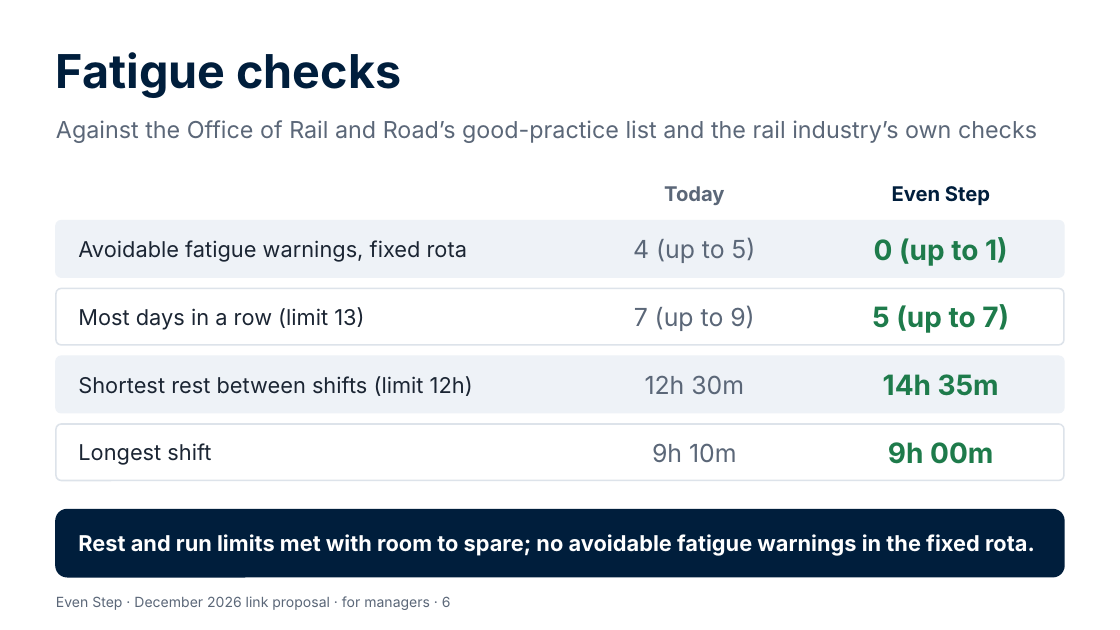
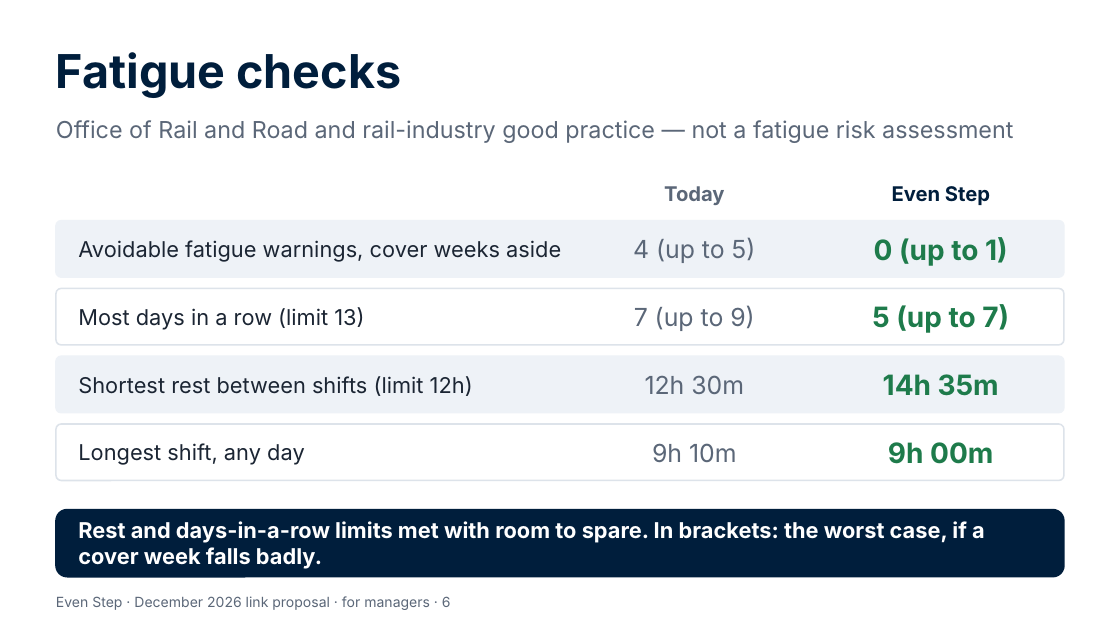
Before and after one commit to Garethdavidmiller/roster-app, a slide deck: slide 6 of docs/links-26/presentations/Even-Step-for-managers.pptx. Drawn at 1120x630 pixels with LibreOffice and Linux fonts; fonts in the diff are those of the drawing. Boxes give left, top, right and bottom in pixels: in the first picture for what was removed or moved away, otherwise in the second. Text is boxed around its words. In the diff, an @@ line names an element or a change of style, - is before the commit and + after.

```diff
--- a/docs/links-26/presentations/Even-Step-for-managers.pptx
+++ b/docs/links-26/presentations/Even-Step-for-managers.pptx
@@ text at <box>56,120,1013,143</box>: text changed @@
-Against the Office of Rail and Road’s good-practice list and the rail industry’s own checks
+Office of Rail and Road and rail-industry good practice — not a fatigue risk assessment
@@ text at <box>78,240,561,262</box>: text changed @@
-Avoidable fatigue warnings, fixed rota
+Avoidable fatigue warnings, cover weeks aside
@@ text at <box>78,443,305,465</box>: text changed @@
-Longest shift
+Longest shift, any day
@@ text at <box>78,521,985,569</box>: text changed @@
-Rest and run limits met with room to spare; no avoidable fatigue warnings in the fixed rota.
+Rest and days-in-a-row limits met with room to spare. In brackets: the worst case, if a cover week falls badly.
```
Also in this commit, not shown: 9 other slides changed, 9 other files.
